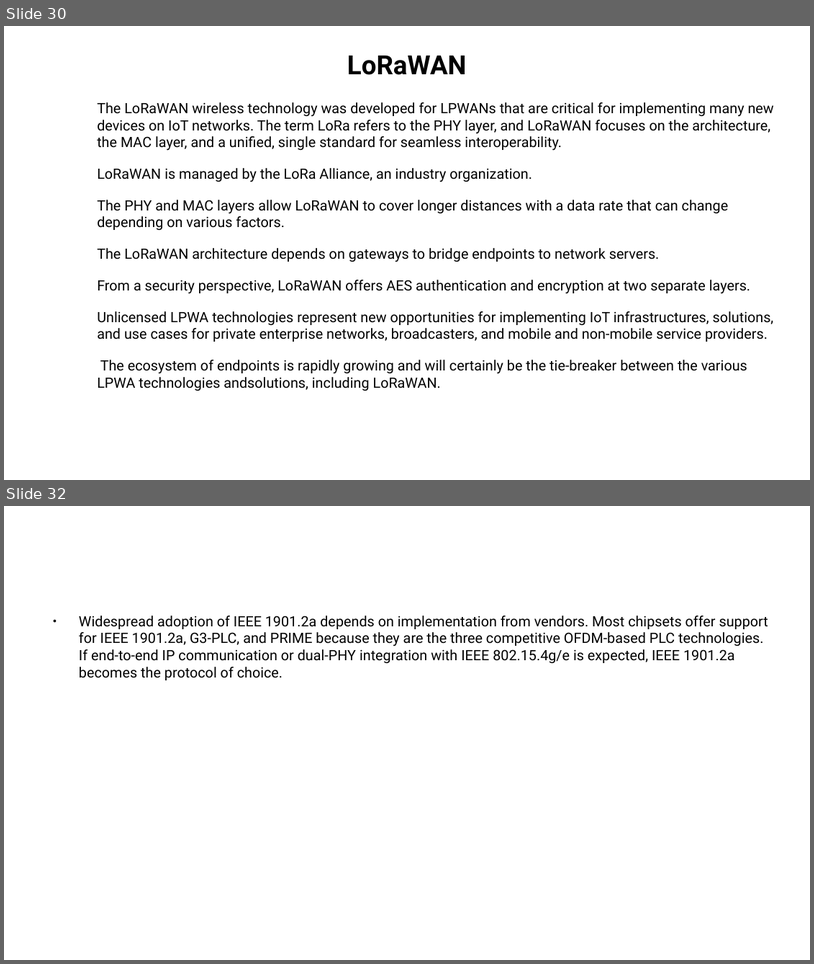
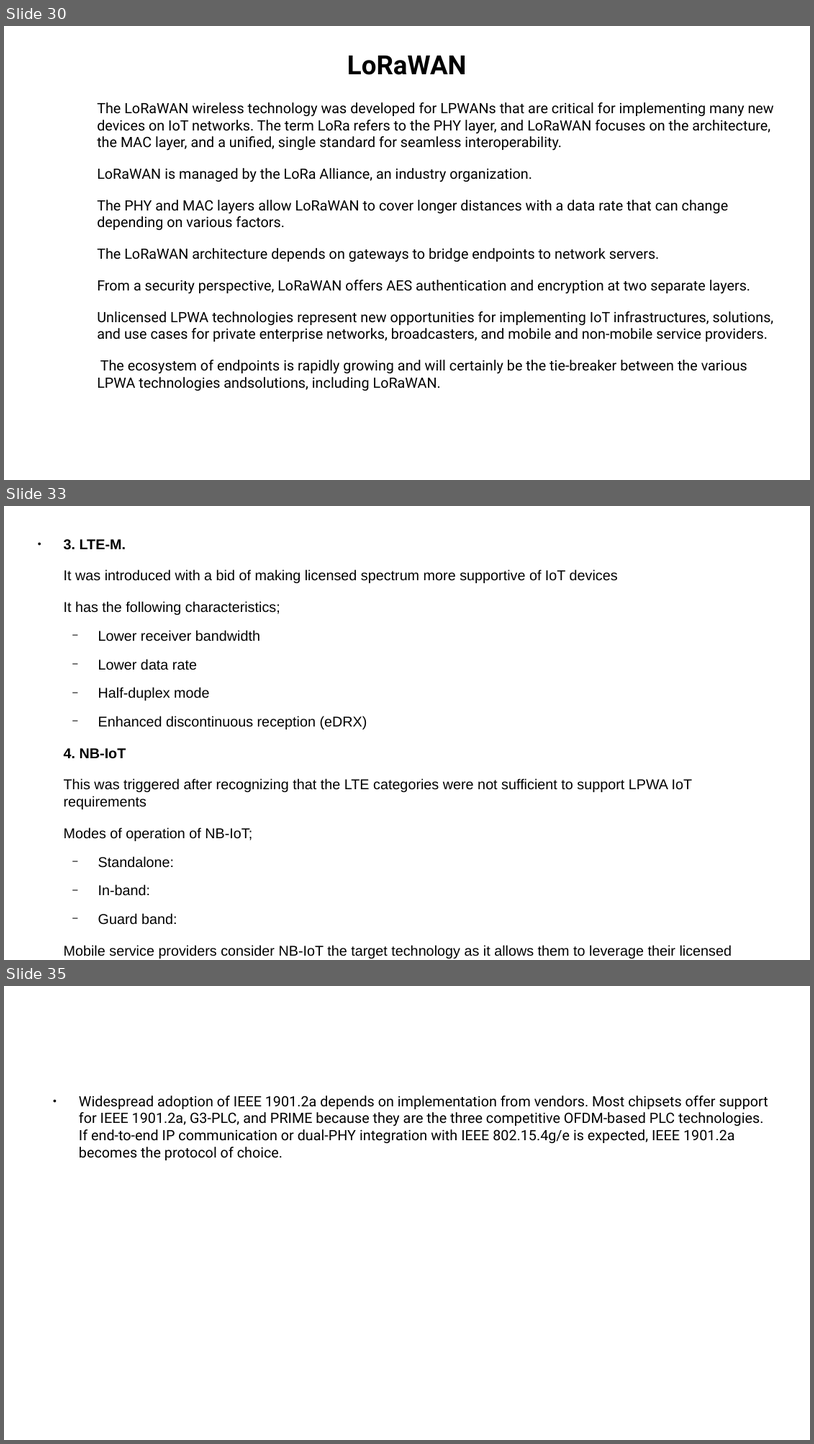
Before and after one commit to Dihfahsih1/Masters-Software-Engineering, a slide deck: yr-sem1/IoT/chapter-4-slides.odp. Shown one above the other, each under a label of ours: slides 30 and 32 before the commit, slides 30, 33 and 35 after it; the slides between them are not shown. The pictures are 814x964 and 814x1444 pixels, drawn with LibreOffice and Linux fonts; fonts in the diff are those of the drawing. Boxes give left, top, right and bottom in pixels: in the first picture for what was removed or moved away, otherwise in the second. Text is boxed around its words. In the diff, an @@ line names an element or a change of style, - is before the commit and + after.

```diff
--- a/yr-sem1/IoT/chapter-4-slides.odp
+++ b/yr-sem1/IoT/chapter-4-slides.odp
@@ slide 33 added at [4, 506, 810, 960], background #FFFFFF @@
@@ text added at [64, 539, 733, 958], 14 pt, text #000000 @@
+● 3. LTE-M.
+It was introduced with a bid of making licensed spectrum more supportive of IoT devices
+It has the following characteristics;
+  − Lower receiver bandwidth
+  − Lower data rate
+  − Half-duplex mode
+  − Enhanced discontinuous reception (eDRX)
+4. NB-IoT
+This was triggered after recognizing that the LTE categories were not sufficient to support LPWA IoT requirements
+Modes of operation of NB-IoT;
+  − Standalone:
+  − In-band:
+  − Guard band:
+Mobile service providers consider NB-IoT the target technology as it allows them to leverage their licensed spectrum to support LPWA use cases.
@@ what was slide 32 is now slide 35 @@
```
Also in this commit, not shown: 1 slide changed, 2 other slides added, 6 other files.
